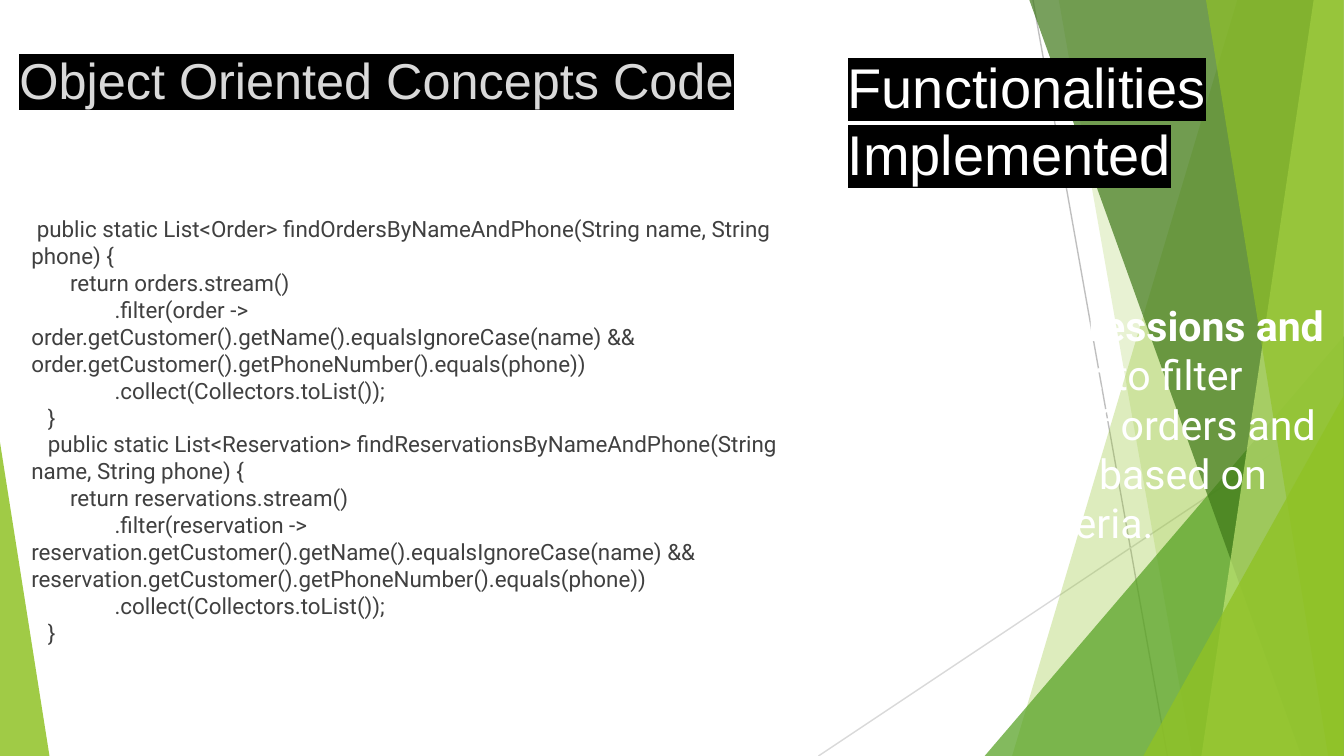
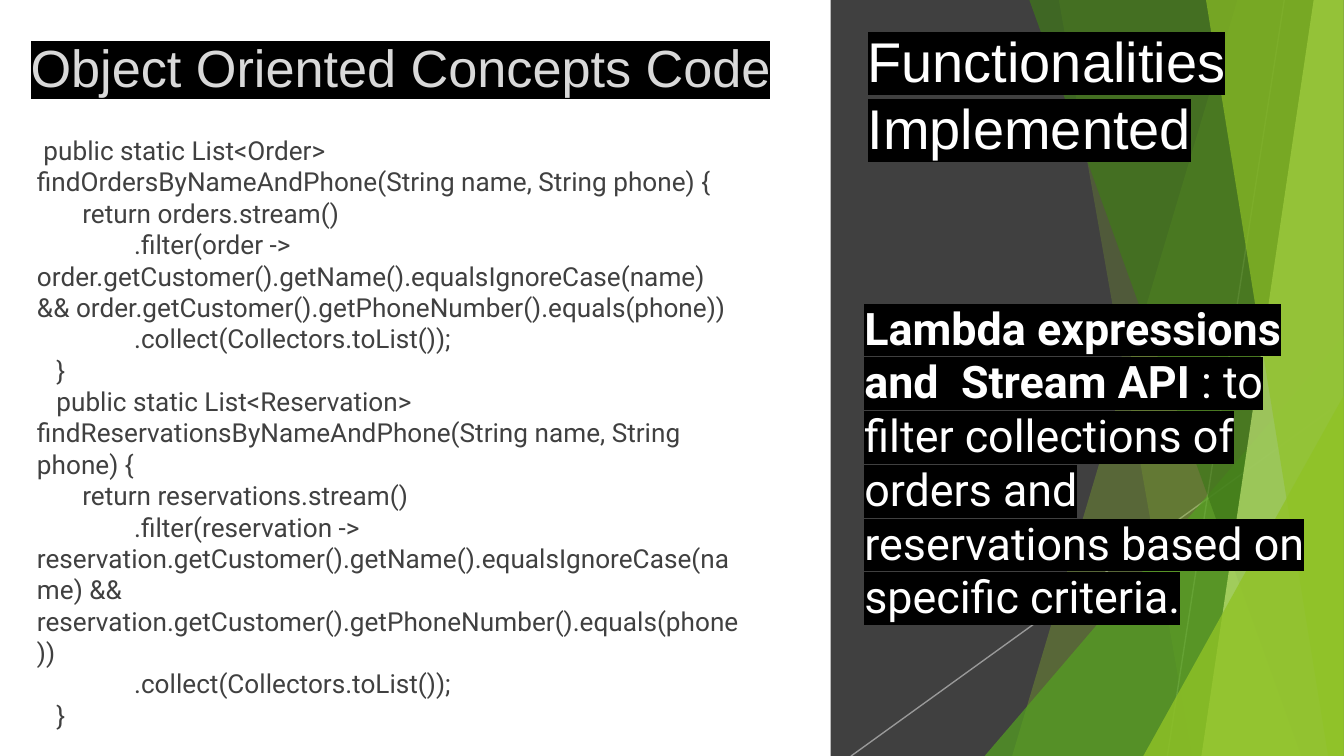
Before and after one commit to ZhengZhang-NU/CSYE6200-OOD-Final-Project, a slide deck: slide 11 of OODFinalProject04.pptx. Drawn at 1344x756 pixels with LibreOffice and Linux fonts; fonts in the diff are those of the drawing. Boxes give left, top, right and bottom in pixels: in the first picture for what was removed or moved away, otherwise in the second. Text is boxed around its words. In the diff, an @@ line names an element or a change of style, - is before the commit and + after.

```diff
--- a/OODFinalProject04.pptx
+++ b/OODFinalProject04.pptx
@@ rectangle added at bbox=[0, 0, 1344, 755], fill #FFFFFF @@
@@ rectangle added at bbox=[831, 0, 1344, 755], fill #404040 @@
@@ text "Functionalities Implemented": place and size @@
-text "Functionalities Implemented" at bbox=[848, 67, 1206, 185]
+text "Functionalities Implemented" at bbox=[868, 38, 1226, 159]
@@ freeform shape added at bbox=[1012, 0, 1344, 755], fill #90C226 at 30% opacity @@
@@ freeform shape added at bbox=[1030, 0, 1344, 755], fill #3F7819 at 70% opacity @@
@@ line removed from (1034, 0) to (1168, 756) @@
@@ freeform shape added at bbox=[1059, 0, 1344, 755], fill #90C226 at 20% opacity @@
@@ line added from (1285, 0) to (1168, 755), #BFBFBF 0.75 pt @@
@@ freeform shape added at bbox=[1202, 0, 1344, 755], fill #C0E474 at 70% opacity @@
@@ freeform shape added at bbox=[1206, 0, 1344, 755], fill #90C226 at 65% opacity @@
@@ text "Object Oriented Concepts Code": place and size @@
-text "Object Oriented Concepts Code" at bbox=[19, 62, 734, 109]
+text "Object Oriented Concepts Code" at bbox=[31, 46, 771, 98]
@@ text "Object Oriented Concepts Code" at bbox=[31, 46, 771, 98]: size 27 to 28 pt @@
@@ text "public static List<Order> findOrdersByNameAndPhone(String na ...": place and size @@
-text "public static List<Order> findOrdersByNameAndPhone(String na ..." at bbox=[31, 219, 777, 619]
+text "public static List<Order> findOrdersByNameAndPhone(String na ..." at bbox=[37, 140, 738, 699]
@@ text "public static List<Order> findOrdersByNameAndPhone(String na ..." at bbox=[37, 140, 738, 699]: size 12 to 14 pt @@
@@ text "Lambda expressions and Stream API ..." at bbox=[864, 303, 1304, 622]: size 22 to 24 pt, highlight none to #000000 @@
@@ triangle added at bbox=[985, 336, 1344, 755], fill #54A021 at 72% opacity @@
@@ line removed from (1344, 406) to (818, 755) @@
@@ line added from (1331, 410) to (851, 755), #BFBFBF 0.75 pt @@
@@ triangle added at bbox=[1144, 395, 1344, 755], fill #90C226 at 80% opacity @@
@@ group added at bbox=[0, 0, 1344, 756]: 5 freeform shapes, 3 triangles, 2 lines @@
```
Also in this commit, not shown: 3 other slides changed.
